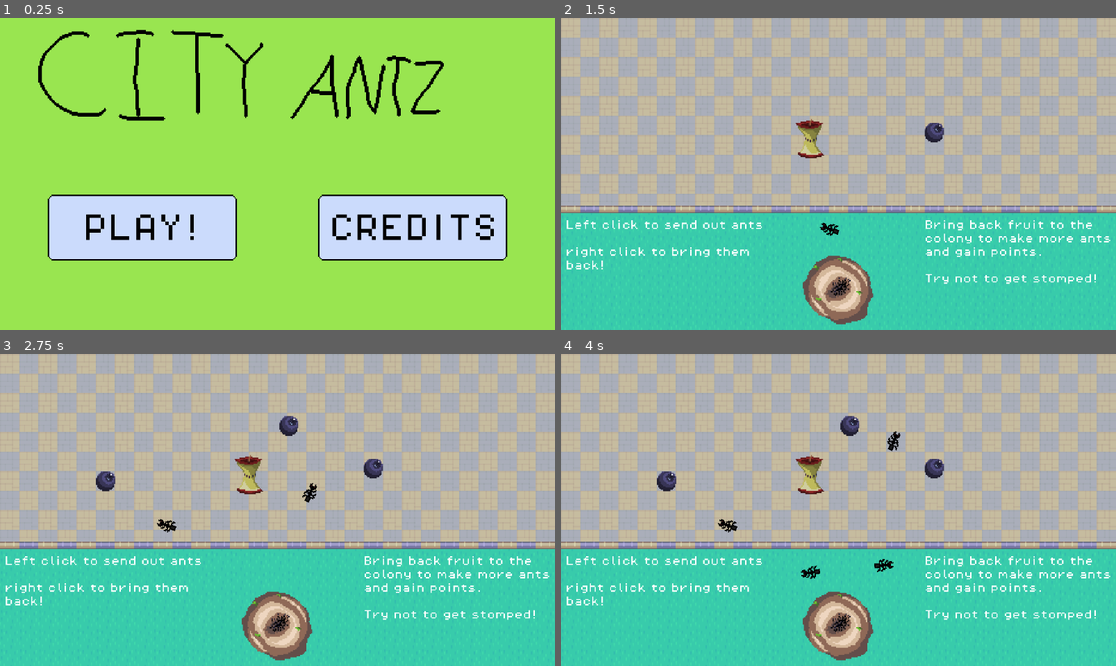
Above: before the commit, frames 1-4 (two rows, left to right).
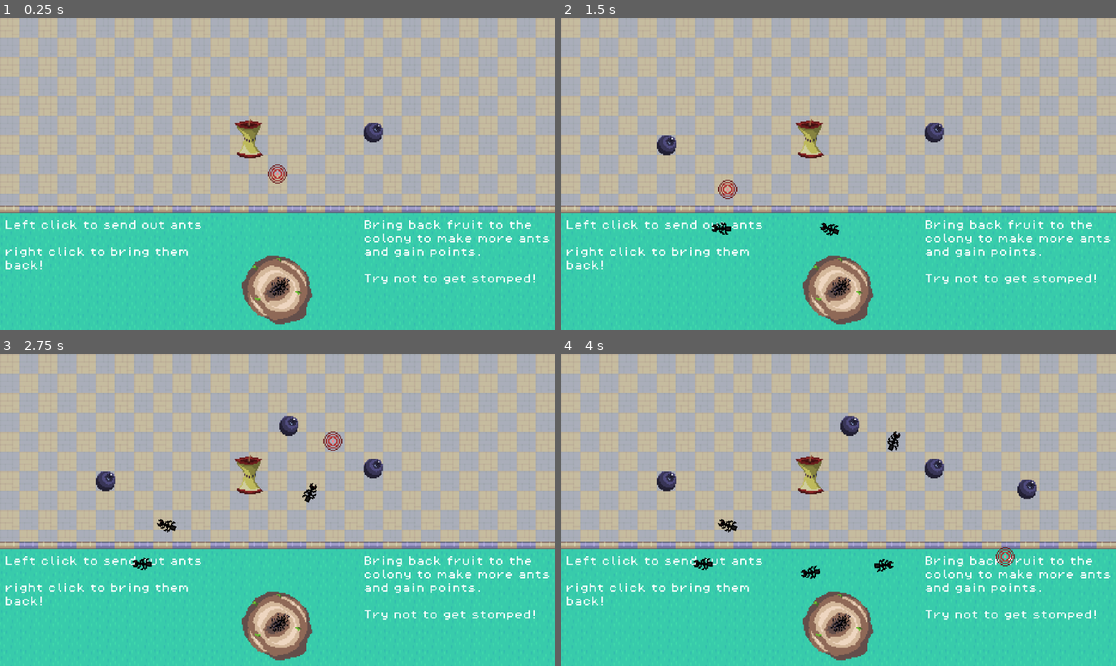
Above: after the commit, the same moments.

Repository: kiankiko9999/KDS-Ants
Game: Godot game, scene res://Scenes/BaseScene.tscn
The game is run twice, just before and just after one commit, with the same random seed, the same clock (stepped at 60 frames per second) and the same inputs. Before the commit the project starts from res://Scenes/MainMenu.tscn. Sound files missing from this copy of the repository are replaced by a short silence.
Inputs (mouse positions are in pixels of both pictures, inside the frame that each line leads up to):
- Up to frame 1 (0.25 s): no input
- Up to frame 2 (1.5 s): tap Enter at 0.5, 1.25 s; move the mouse to (705, 227) at 0.52 s; click (705, 227) at 0.67 s; move the mouse to (727, 189) at 1.27 s; click (727, 189) at 1.42 s
- Up to frame 3 (2.75 s): tap Enter at 2 s; move the mouse to (333, 441) at 2.02 s; click (333, 441) at 2.17 s
- Up to frame 4 (4 s): tap Enter at 2.75, 3.5 s; move the mouse to (810, 572) at 2.77 s; click (810, 572) at 2.92 s; move the mouse to (1005, 556) at 3.52 s; click (1005, 556) at 3.67 s

The runs differ from the first frame. In frame 1, 100% of the frame differs, in the area x 0-100%, y 0-100%; in frame 2, 0.4%; in frame 3, 0.2%; in frame 4, 0.4%.

Commit message:
Reticle Working, Pre Reworked Reticle

Diff:
--- a/kds-project-1/Scenes/BaseScene.tscn
+++ b/kds-project-1/Scenes/BaseScene.tscn
@@ -1,13 +1,16 @@
 [gd_scene format=4 uid="uid://drebd6j1to7yo"]
 
+[ext_resource type="Script" uid="uid://ta176fmat7qs" path="res://Scripts/base_scene.gd" id="1_eumj5"]
 [ext_resource type="TileSet" uid="uid://chd654wmf23aa" path="res://Assets/Tilemaps/RPG Urban Kit .tres" id="1_yga4i"]
 [ext_resource type="PackedScene" uid="uid://bqbu2wmib8ojy" path="res://Scenes/ant_controller.tscn" id="2_ufl4h"]
 [ext_resource type="PackedScene" uid="uid://cgvx8mcv84tpc" path="res://Scenes/Apple.tscn" id="3_58y5n"]
 [ext_resource type="PackedScene" uid="uid://bjix1gw2dbw4n" path="res://Scenes/Blueberry.tscn" id="4_yga4i"]
-[ext_resource type="PackedScene" uid="uid://dpeo4lp5lur0e" path="res://Scenes/Instructions.tscn" id="6_56e3h"]
-[ext_resource type="PackedScene" path="res://Scenes/game_controller.tscn" id="7_56e3h"]
+[ext_resource type="PackedScene" path="res://Scenes/Instructions.tscn" id="6_56e3h"]
+[ext_resource type="PackedScene" uid="uid://dke0id8kxi5ql" path="res://Scenes/game_controller.tscn" id="7_56e3h"]
+[ext_resource type="PackedScene" uid="uid://csnionl4rdsj4" path="res://Scenes/MouseReticle.tscn" id="8_sbiut"]
 
 [node name="Node2D2" type="Node2D" unique_id=1471633050]
+script = ExtResource("1_eumj5")
 
 [node name="TileMapLayer" type="TileMapLayer" parent="." unique_id=1656079928]
 tile_map_data = PackedByteArray("AAAAAPr/AAABAAEAAAAAAPv/AAABAAEAAAAAAPz/AAABAAEAAAAAAP3/AAABAAEAAAAAAP7/AAABAAEAAAAAAP …(7344 unchanged characters)…
@@ -31,3 +34,5 @@
 
 [node name="Node2D2" parent="." unique_id=1359435645 instance=ExtResource("6_56e3h")]
 position = Vector2(4, -94)
+
+[node name="MouseReticle" parent="." unique_id=1345839306 instance=ExtResource("8_sbiut")]
--- /dev/null
+++ b/kds-project-1/Scenes/MouseReticle.tscn
@@ -0,0 +1,10 @@
+[gd_scene format=3 uid="uid://csnionl4rdsj4"]
+
+[ext_resource type="Script" uid="uid://gv84asjcn5ab" path="res://Scripts/mouse_reticle.gd" id="1_p11kw"]
+[ext_resource type="Texture2D" uid="uid://cukq3g2l8lncr" path="res://Assets/Sprites/Reticle.png" id="2_c4i0n"]
+
+[node name="MouseReticle" type="Node2D" unique_id=1345839306]
+script = ExtResource("1_p11kw")
+
+[node name="Sprite2D" type="Sprite2D" parent="." unique_id=793337159]
+texture = ExtResource("2_c4i0n")
--- /dev/null
+++ b/kds-project-1/Scripts/base_scene.gd
@@ -0,0 +1,12 @@
+extends Node2D
+
+
+# Called when the node enters the scene tree for the first time.
+func _ready() -> void:
+	Input.set_mouse_mode(Input.MOUSE_MODE_HIDDEN)
+	pass # Replace with function body.
+
+
+# Called every frame. 'delta' is the elapsed time since the previous frame.
+func _process(delta: float) -> void:
+	pass
--- /dev/null
+++ b/kds-project-1/Scripts/mouse_reticle.gd
@@ -0,0 +1,11 @@
+extends Node2D
+
+
+# Called when the node enters the scene tree for the first time.
+func _ready() -> void:
+	pass # Replace with function body.
+
+
+# Called every frame. 'delta' is the elapsed time since the previous frame.
+func _process(delta: float):
+	global_position = get_global_mouse_position()
--- a/kds-project-1/project.godot
+++ b/kds-project-1/project.godot
@@ -11,7 +11,7 @@
 [application]
 
 config/name="KDS Project 1"
-run/main_scene="uid://cbaenreei5q7n"
+run/main_scene="uid://drebd6j1to7yo"
 config/features=PackedStringArray("4.6", "Forward Plus")
 config/icon="res://icon.svg"
 
Not shown: 1 places in kds-project-1/Scenes/MainMenu.tscn that only renumber resources
Not shown: 1 places in kds-project-1/Scenes/credits.tscn that only renumber resources
Not shown, added: kds-project-1/Scripts/base_scene.gd.uid
Not shown, added: kds-project-1/Scripts/mouse_reticle.gd.uid
